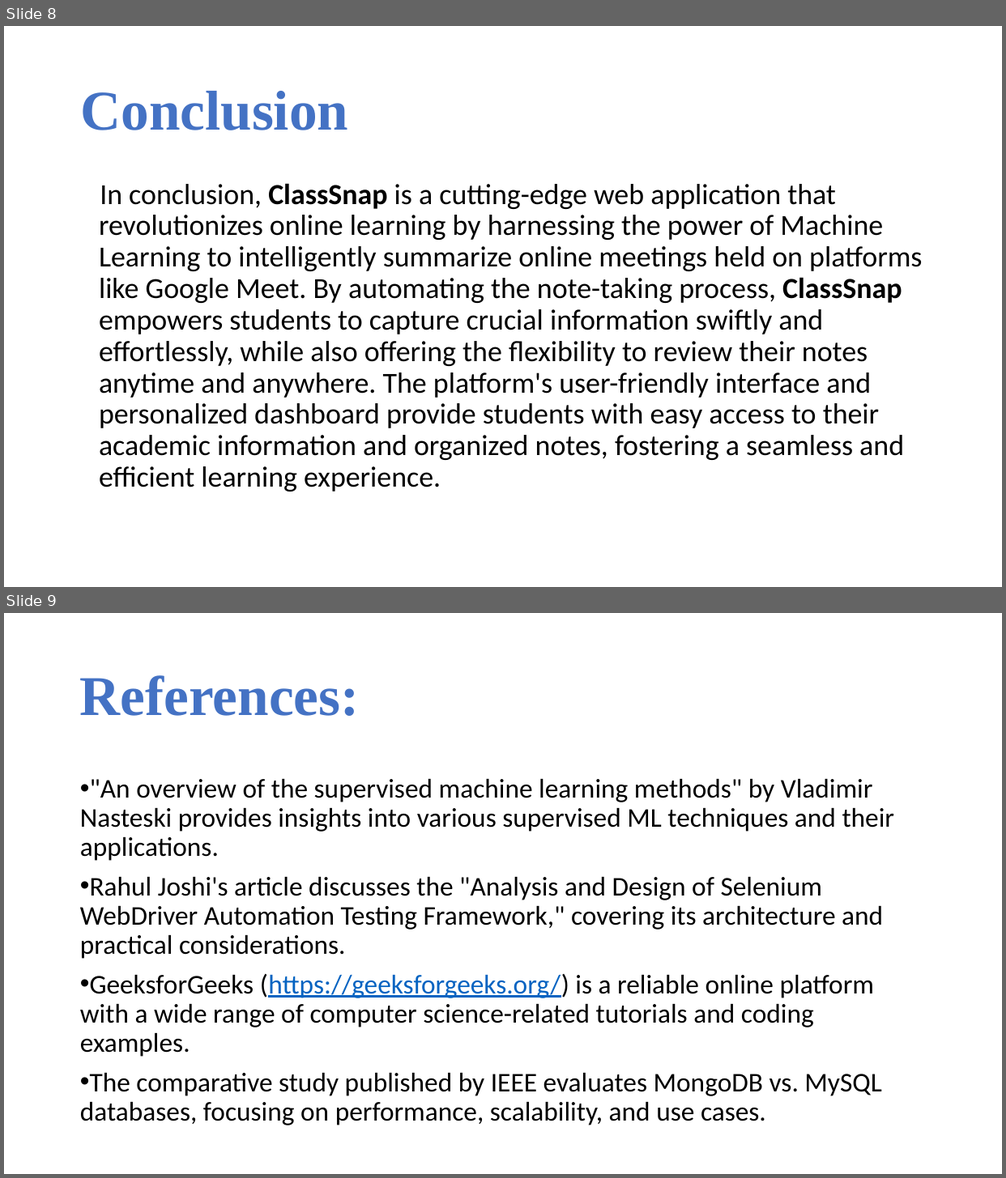
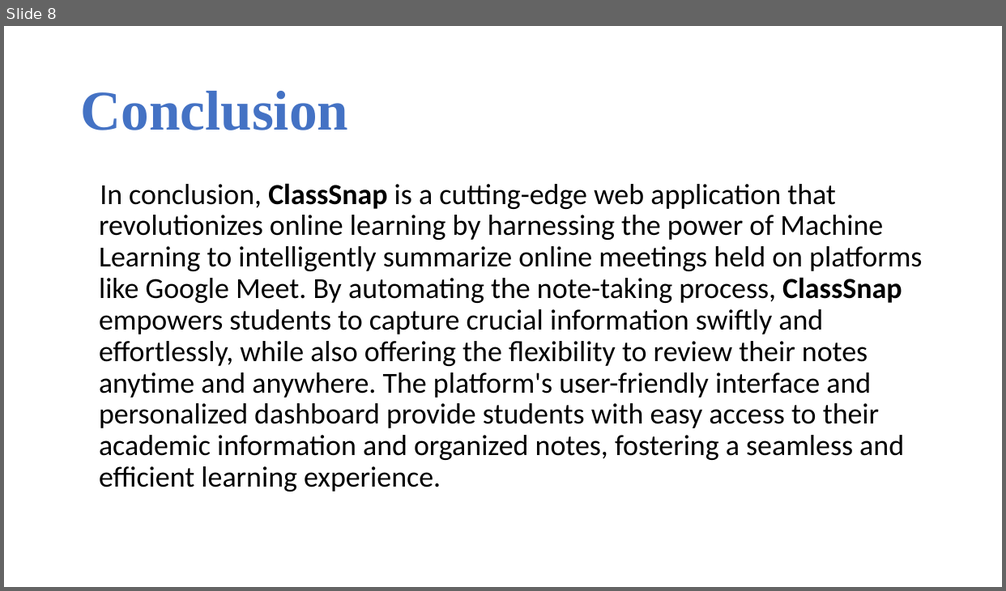
Before and after one commit to SkySingh04/ClassSnap, a slide deck: ClassSnap.pptx. Shown one above the other, each under a label of ours: slides 8 and 9 before the commit, slide 8 after it. The pictures are 1006x1178 and 1006x591 pixels, drawn with LibreOffice and Linux fonts; fonts in the diff are those of the drawing. Boxes give left, top, right and bottom in pixels: in the first picture for what was removed or moved away, otherwise in the second. Text is boxed around its words. In the diff, an @@ line names an element or a change of style, - is before the commit and + after.

```diff
--- a/ClassSnap.pptx
+++ b/ClassSnap.pptx
@@ slide 9 removed at [4, 613, 1002, 1174], background #FFFFFF @@
@@ text removed at [80, 675, 360, 716] @@
-References:
@@ text removed at [80, 779, 895, 1126] @@
-• "An overview of the supervised machine learning methods" by Vladimir Nasteski provides insights into various supervised ML techniques and their applications.
-• Rahul Joshi's article discusses the "Analysis and Design of Selenium WebDriver Automation Testing Framework," covering its architecture and practical considerations.
-• GeeksforGeeks (https://geeksforgeeks.org/) is a reliable online platform with a wide range of computer science-related tutorials and coding examples.
-• The comparative study published by IEEE evaluates MongoDB vs. MySQL databases, focusing on performance, scalability, and use cases.
```
Also in this commit, not shown: 1 slide changed, 2 slides added, 1 other slide removed.
